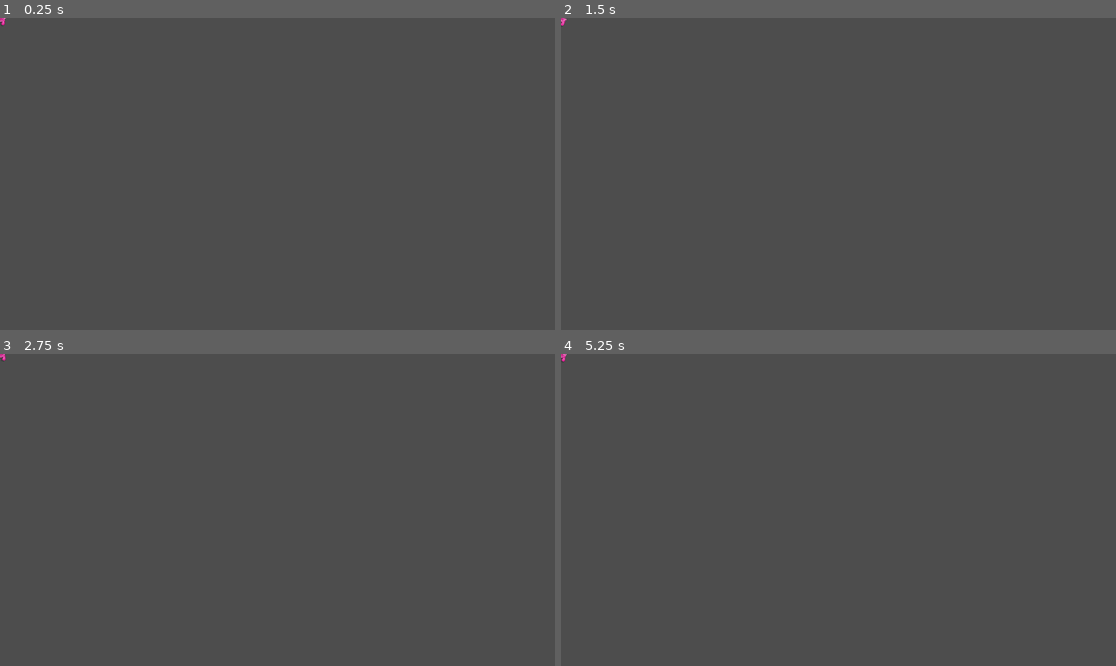
Above: before the commit, frames 1-4 (two rows, left to right).
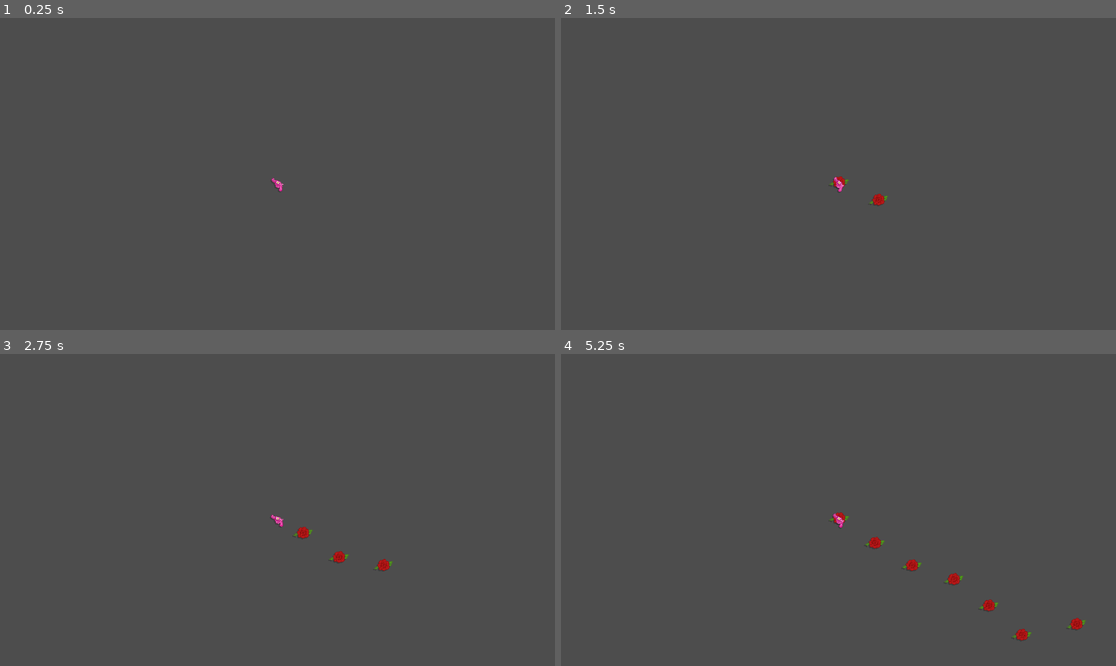
Above: after the commit, the same moments.

Repository: kazziecore/flower-shooter-game
Game: Godot game, scene res://gun.tscn
The game is run twice, just before and just after one commit, with the same random seed, the same clock (stepped at 60 frames per second) and the same inputs. This scene is started directly instead of the project's main scene.
Inputs (mouse positions are in pixels of both pictures, inside the frame that each line leads up to):
- Up to frame 1 (0.25 s): no input
- Up to frame 2 (1.5 s): tap Enter at 0.5 s; move the mouse to (960, 158) at 0.52 s; click (960, 158) at 0.6 s; move the mouse to (727, 189) at 1.27 s; click (727, 189) at 1.35 s
- Up to frame 3 (2.75 s): move the mouse to (333, 441) at 2.02 s; click (333, 441) at 2.1 s
- Up to frame 4 (5.25 s): move the mouse to (810, 572) at 2.77 s; click (810, 572) at 2.85 s; move the mouse to (1005, 556) at 3.52 s; click (1005, 556) at 3.6 s; move the mouse to (672, 463) at 4.27 s; click (672, 463) at 4.35 s; move the mouse to (866, 510) at 5.02 s; click (866, 510) at 5.1 s

The runs differ from the first frame. In frame 1, less than 0.1% of the frame differs, in the area x 0-52%, y 0-56%; in frame 2, 0.2%; in frame 3, 0.3%; in frame 4, 0.6%, in the area x 0-95%, y 0-92%.
Error before the commit: Invalid assignment of property or key 'global_position' with value of type 'float' on a base object of type 'Sprite2D (bullet.gd)'. (res://gun.gd:29)

Commit message:
gun tweaks

Diff:
--- a/flower-shooter-game/gun.gd
+++ b/flower-shooter-game/gun.gd
@@ -26,7 +26,7 @@
 func _shoot():
 	var new_bullet = bullet_scene.instantiate()
 	new_bullet.global_position = ShootPos.global_position
-	new_bullet.global_position = ShootPos.global_rotation
+	new_bullet.global_rotation = ShootPos.global_rotation
 	new_bullet.speed = 120.0
 	get_parent().add_child(new_bullet)
 
--- a/flower-shooter-game/gun.tscn
+++ b/flower-shooter-game/gun.tscn
@@ -7,6 +7,7 @@
 script = ExtResource("1_dk5gl")
 
 [node name="RotationOffset" type="Node2D" parent="."]
+position = Vector2(576, 345)
 
 [node name="Sprite2D" type="Sprite2D" parent="RotationOffset"]
 texture_filter = 1
